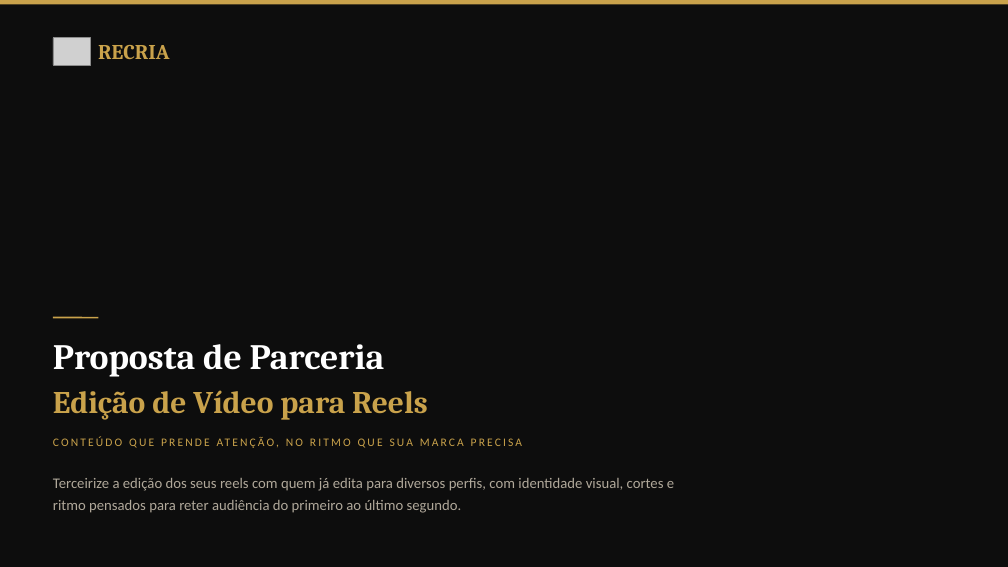
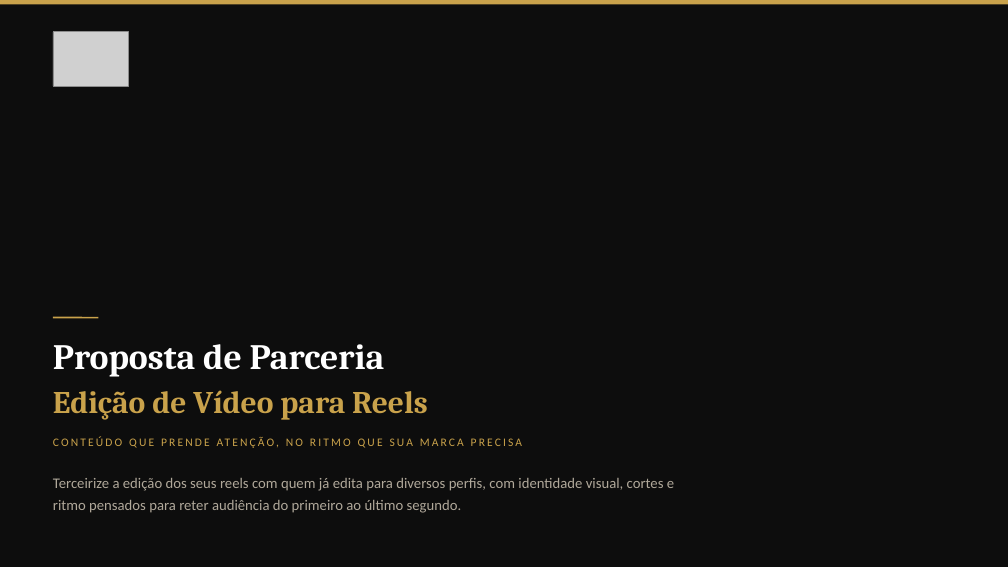
Before and after one commit to queridagratidao/recria-clientes, a slide deck: slide 1 of propostas/Recria - Proposta Edicao de Video.pptx. Drawn at 1008x567 pixels with LibreOffice and Linux fonts; fonts in the diff are those of the drawing; grey boxes stand for pictures. Boxes give left, top, right and bottom in pixels: in the first picture for what was removed or moved away, otherwise in the second. Text is boxed around its words. In the diff, an @@ line names an element or a change of style, - is before the commit and + after.

```diff
--- a/propostas/Recria - Proposta Edicao de Video.pptx
+++ b/propostas/Recria - Proposta Edicao de Video.pptx
@@ picture: place and size @@
-picture at [53, 38, 91, 65]
+picture at [53, 32, 129, 86]
@@ text removed at [98, 45, 169, 59] @@
-RECRIA
```
Also in this commit, not shown: 2 other slides changed, 1 other file.
